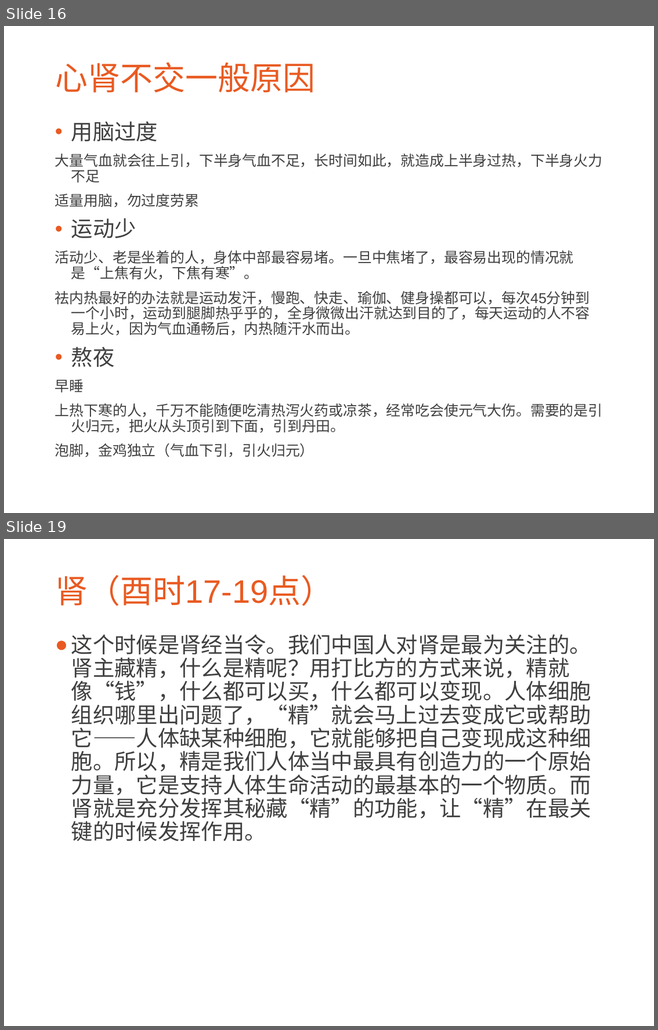
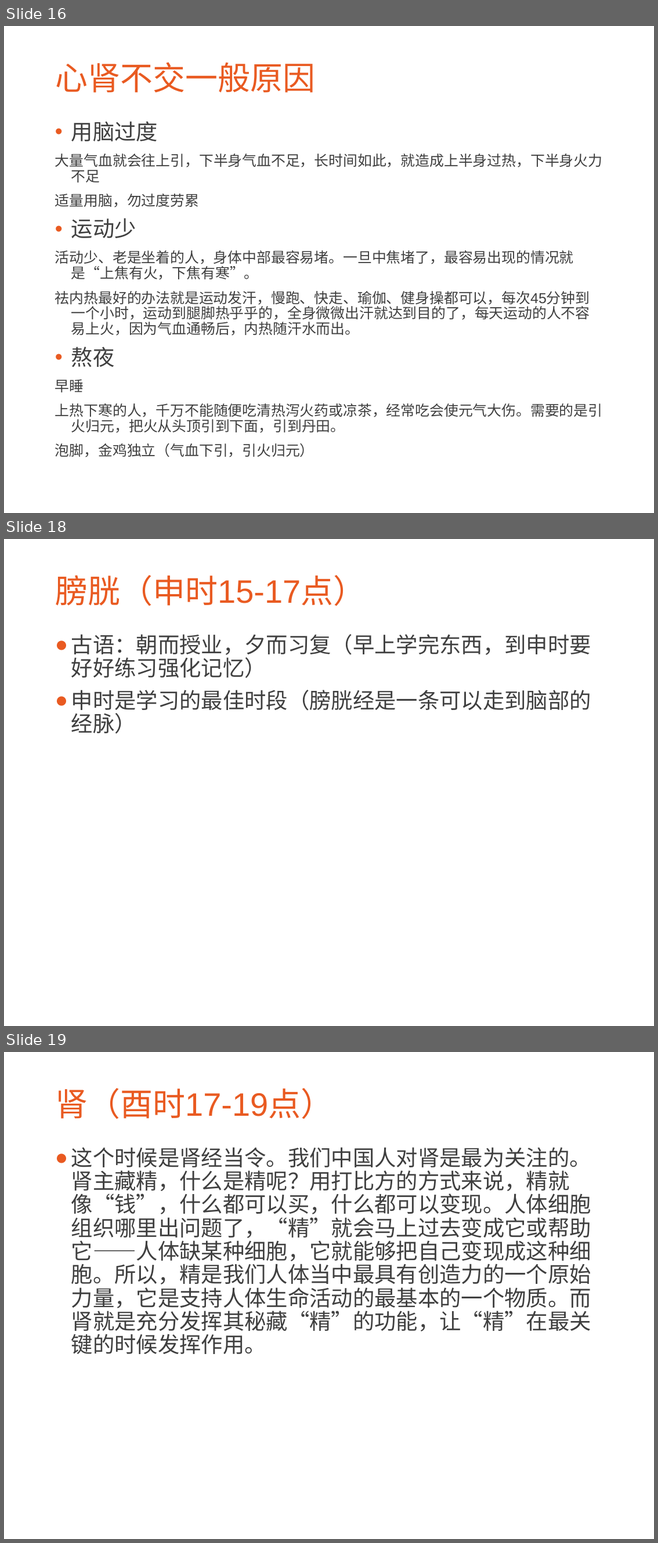
Before and after one commit to CatMan1994/file, a slide deck: 中医与养生分享会/中医与养生.ppt. Shown one above the other, each under a label of ours: slides 16 and 19 before the commit, slides 16, 18 and 19 after it; the slides between them are not shown. The pictures are 658x1030 and 658x1543 pixels, drawn with LibreOffice and Linux fonts; fonts in the diff are those of the drawing; background and template pictures are left out. Boxes give left, top, right and bottom in pixels: in the first picture for what was removed or moved away, otherwise in the second. Text is boxed around its words. In the diff, an @@ line names an element or a change of style, - is before the commit and + after.

```diff
--- a/中医与养生分享会/中医与养生.ppt
+++ b/中医与养生分享会/中医与养生.ppt
@@ slide 18 added at [4, 539, 654, 1026], background picture (left out) @@
@@ title added at [55, 575, 365, 606], 36 pt, text #E95A21 @@
+膀胱（申时15-17点）
@@ text added at [71, 634, 591, 734], 24 pt, text #3F3F3F @@
+● 古语：朝而授业，夕而习复（早上学完东西，到申时要好好练习强化记忆）
+● 申时是学习的最佳时段（膀胱经是一条可以走到脑部的经脉）
```
Also in this commit, not shown: 2 slides changed, 5 other slides added, 5 slides removed.
